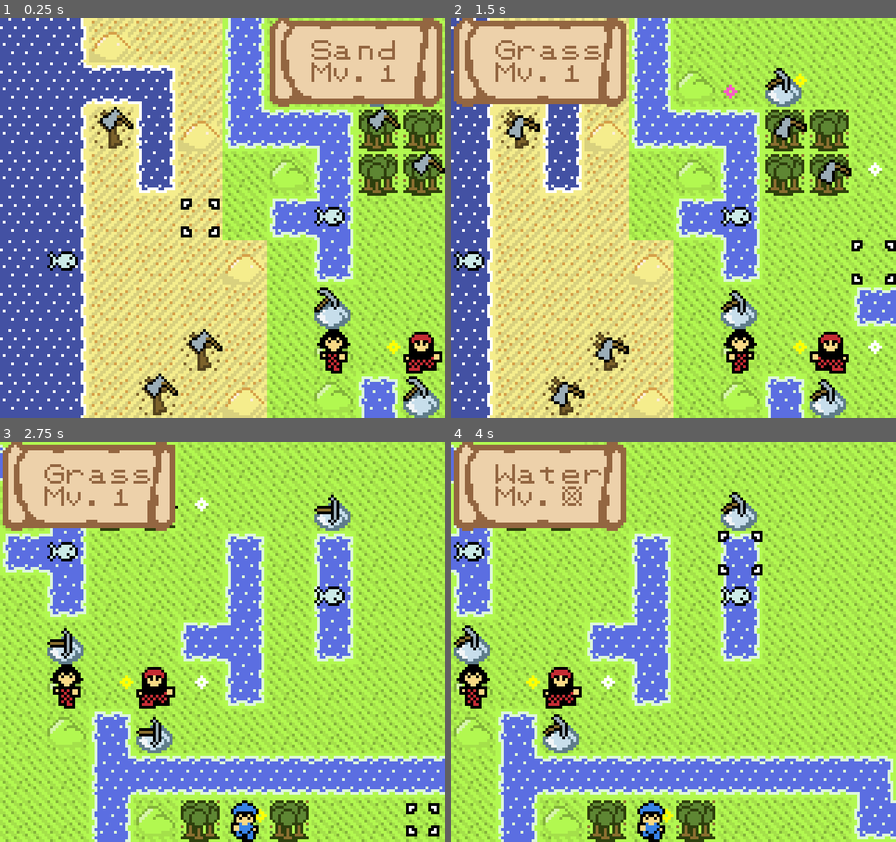
Above: before the commit, frames 1-4 (two rows, left to right).
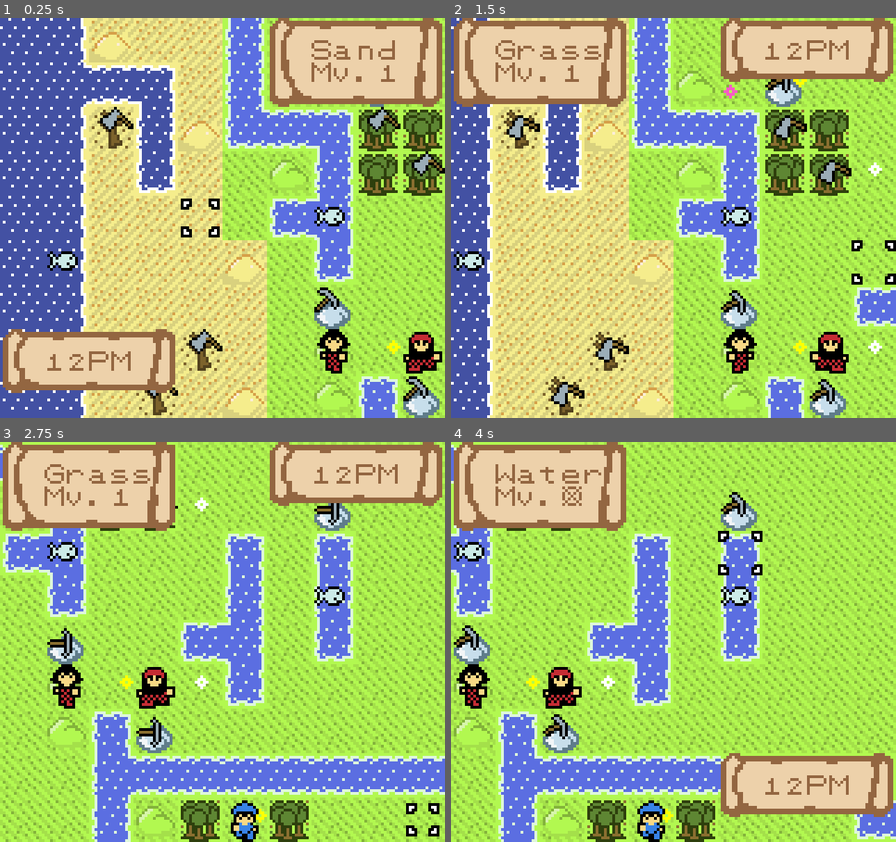
Above: after the commit, the same moments.

Repository: SummonerL/GuildBuilders
Game: Godot game, scene res://Scenes/Overworld/Overworld_Scene.tscn
Same seed, same stepped clock (60 frames per second), same inputs: the game is played once before the commit and once after it. Sound files missing from this copy of the repository are replaced by a short silence.
Inputs:
- Up to frame 1 (0.25 s): no input
- Up to frame 2 (1.5 s): tap Enter (ui_accept) at 0.5, 0.77 s; hold Right (ui_right) 0.53-1.28 s; hold Down (ui_down) from 1.28 s (still down)
- Up to frame 3 (2.75 s): tap Enter (ui_accept) at 1.52 s; release Down (ui_down) at 2.03 s; hold Right (ui_right) from 2.03 s (still down)
- Up to frame 4 (4 s): release Right (ui_right) at 2.78 s; hold Up (ui_up) 2.78-3.53 s; tap Enter (ui_accept) at 3.02, 3.77 s; hold Left (ui_left) from 3.53 s (still down)

The runs differ from the first frame. In frame 1, 5.7% of the frame differs, in the area x 0-40%, y 77-94%; in frame 2, 5.7%, in the area x 60-100%, y 0-16%; in frame 3, 5.7%; in frame 4, 5.7%.

Commit message:
add time of day info tile

Diff:
--- a/Autoload/Game_Constants.gd
+++ b/Autoload/Game_Constants.gd
@@ -14,6 +14,7 @@
 const MAP_TILES_GROUP = 'map_tiles'
 const GRID_SQUARE_GROUP = 'grid_square'
 const TILE_INFO_GROUP = 'tile_info'
+const TIME_OF_DAY_INFO_GROUP = 'time_of_day_info'
 
 const CANT_MOVE = 999999
 
@@ -31,6 +32,11 @@
 enum SIDES {
 	LEFT,
 	RIGHT
+}
+
+enum TOP_BOTTOM {
+	TOP,
+	BOTTOM
 }
 
 enum SPECIAL_SYMBOLS {
--- a/Autoload/Player_Globals.gd
+++ b/Autoload/Player_Globals.gd
@@ -24,3 +24,6 @@
 
 # keep track of the dialogue box
 var hud
+
+# keep track of the current time of day
+var current_time_of_day = 12
--- /dev/null
+++ b/Entities/HUD/Time_Of_Day_Info.gd
@@ -0,0 +1,117 @@
+extends CanvasLayer
+
+# bring in our global constants
+onready var constants = get_node("/root/Game_Constants")
+
+# bring in the global player variables
+onready var player = get_node("/root/Player_Globals")
+
+const TIME_OF_DAY_INFO_WIDTH = 4
+const TIME_OF_DAY_INFO_HEIGHT = 2
+
+# our actual time of day info sprite
+onready var time_of_day_info_sprite = get_node("Time_Of_Day_Sprite")
+
+# the letters and symbol scene
+onready var letters_symbols_obj = preload("res://Entities/HUD/Letters_Symbols/Letters_Symbols.tscn")
+
+var side
+var left_x
+var right_x
+var top_y
+var bottom_y
+var current_top_bottom
+var current_left_right
+
+var letters_symbols
+
+var print_start_x
+var print_start_y
+
+func time_of_day_info_init():
+	top_y = 0
+	bottom_y = (constants.TILES_PER_COL - TIME_OF_DAY_INFO_HEIGHT) * constants.TILE_HEIGHT
+
+	left_x = (constants.TILES_PER_ROW - TIME_OF_DAY_INFO_WIDTH) * constants.TILE_WIDTH
+	right_x = 0
+
+	# set the starting position of the TOD info hud
+	change_sides(constants.SIDES.RIGHT, false)
+	change_top_bottom(constants.TOP_BOTTOM.BOTTOM, false)
+
+	reposition_sprite()
+
+	# create a letters_symbols instance
+	letters_symbols = letters_symbols_obj.instance()
+
+	add_child(letters_symbols)
+
+	update_time_of_day_info_text()
+
+func check_if_move_needed(curs_x, curs_y):
+	if (curs_x <= ((constants.TILES_PER_ROW / 2) - 1) && side == constants.SIDES.LEFT):
+		change_sides(constants.SIDES.RIGHT)
+
+	if (curs_x > ((constants.TILES_PER_ROW / 2) - 1) && side == constants.SIDES.RIGHT):
+		change_sides(constants.SIDES.LEFT)
+
+	if (curs_y <= ((constants.TILES_PER_COL / 2)) && current_top_bottom == top_y):
+		change_top_bottom(constants.TOP_BOTTOM.BOTTOM)
+
+	if (curs_y > ((constants.TILES_PER_COL / 2)) && current_top_bottom == bottom_y):
+		change_top_bottom(constants.TOP_BOTTOM.TOP)
+
+func clear_time_of_day_info_text():
+	letters_symbols.clear_text_non_dialogue()
+
+func update_time_of_day_info_text():
+	clear_time_of_day_info_text()
+
+	# update the start pos based on the position of the TOD info tile
+
+	print_start_x = 6
+	print_start_y = 1
+
+	if (side == constants.SIDES.LEFT):
+		print_start_x += constants.DIA_TILES_PER_ROW - (TIME_OF_DAY_INFO_WIDTH * 2)
+
+
+	if (current_top_bottom == bottom_y):
+		print_start_y += constants.DIA_TILES_PER_COL - (TIME_OF_DAY_INFO_HEIGHT * 2)
+
+	letters_symbols.print_immediately(constants.TIMES_OF_DAY[player.current_time_of_day],
+		Vector2(print_start_x - len(constants.TIMES_OF_DAY[player.current_time_of_day]), print_start_y))
+
+
+func change_sides(target_side, reposition = true):
+	match target_side:
+		constants.SIDES.LEFT:
+			# position the tod info hud to the left
+			side = constants.SIDES.LEFT
+			current_left_right = left_x
+
+		constants.SIDES.RIGHT:
+			# position the tod info hud to the right
+			side = constants.SIDES.RIGHT
+			current_left_right = right_x
+
+	if (reposition):
+		reposition_sprite()
+
+func change_top_bottom(target_top_bottom, reposition = true):
+	match target_top_bottom:
+		constants.TOP_BOTTOM.TOP:
+			# position the tod info hud to the top
+			current_top_bottom = top_y
+		constants.TOP_BOTTOM.BOTTOM:
+			# position the tod info hud to the bottom
+			current_top_bottom = bottom_y
+
+	if (reposition):
+		reposition_sprite()
+
+func reposition_sprite():
+	time_of_day_info_sprite.position = Vector2(current_left_right, current_top_bottom)
+
+func _ready():
+	time_of_day_info_init()
--- /dev/null
+++ b/Entities/HUD/Time_Of_Day_Info.tscn
@@ -0,0 +1,13 @@
+[gd_scene load_steps=3 format=2]
+
+[ext_resource path="res://Sprites/hud/hud_dialogue_tod_info.png" type="Texture" id=1]
+[ext_resource path="res://Entities/HUD/Time_Of_Day_Info.gd" type="Script" id=2]
+
+[node name="Time_Of_Day_Info" type="CanvasLayer" groups=[
+"time_of_day_info",
+]]
+script = ExtResource( 2 )
+
+[node name="Time_Of_Day_Sprite" type="Sprite" parent="."]
+texture = ExtResource( 1 )
+centered = false
--- a/Entities/Player/Cursor.gd
+++ b/Entities/Player/Cursor.gd
@@ -14,6 +14,9 @@
 
 # holds the tile information node (HUD)
 var tile_info_node
+
+# holds the day / time information (HUD)
+var time_of_day_info_node
 
 # the cursor position is stored in the player globals
 
@@ -49,6 +52,7 @@
 	add_child(cursor_timer)
 
 	tile_info_node = get_tree().get_nodes_in_group(constants.TILE_INFO_GROUP)[0]
+	time_of_day_info_node = get_tree().get_nodes_in_group(constants.TIME_OF_DAY_INFO_GROUP)[0]
 
 func get_selected_tile_units():
 	# find if there are any active units on the current tile
@@ -86,10 +90,13 @@
 	# play the cursor moving sound
 	move_sound.play()
 
-	# check if we need to move the tile info hud
+	# check if we need to move the info tiles (hud)
 	tile_info_node.check_if_move_needed(player.curs_pos_x - player.cam_pos_x)
-	# print the tile info
+	time_of_day_info_node.check_if_move_needed(player.curs_pos_x - player.cam_pos_x, player.curs_pos_y - player.cam_pos_y)
+
+	# print the info tiles
 	tile_info_node.update_tile_info_text()
+	time_of_day_info_node.update_time_of_day_info_text()
 
 func cursor_reset():
 	stop_timer()
--- a/Entities/Player/Units/Angler_Male.gd
+++ b/Entities/Player/Units/Angler_Male.gd
@@ -11,7 +11,7 @@
 	unit_name = "Rodrik"
 	unit_class = "Angler"
 
-	age = 16
+	age = 13
 
 	unit_bio = "..."
 
--- a/Scenes/Overworld/Overworld_Scene.gd
+++ b/Scenes/Overworld/Overworld_Scene.gd
@@ -17,6 +17,7 @@
 onready var camera_scn = preload("res://Entities/Camera/Camera.tscn")
 onready var hud_scn = preload("res://Entities/HUD/Dialogue.tscn")
 onready var hud_tile_info_scn = preload("res://Entities/HUD/Tile_Info.tscn")
+onready var hud_time_of_day_info_scn = preload("res://Entities/HUD/Time_Of_Day_Info.tscn")
 
 
 # game music
@@ -27,15 +28,18 @@
 var cursor
 var camera
 var hud_tile_info
+var hud_tod_info
 
 func gameInit():
 	cursor = cursor_scn.instance()
 	camera = camera_scn.instance()
 	player.hud = hud_scn.instance()
 	hud_tile_info = hud_tile_info_scn.instance()
+	hud_tod_info = hud_time_of_day_info_scn.instance()
 
 	add_child(camera)
 	camera.add_child(hud_tile_info) # make the hud a child of the camera
+	camera.add_child(hud_tod_info)
 	add_child(cursor)
 	camera.add_child(player.hud)
 
Binary file added: Sprites/hud/hud_dialogue_tod_info.png
Not shown, added: Sprites/hud/hud_dialogue_tod_info.png.import
Not shown, changed: Sprites/.DS_Store
